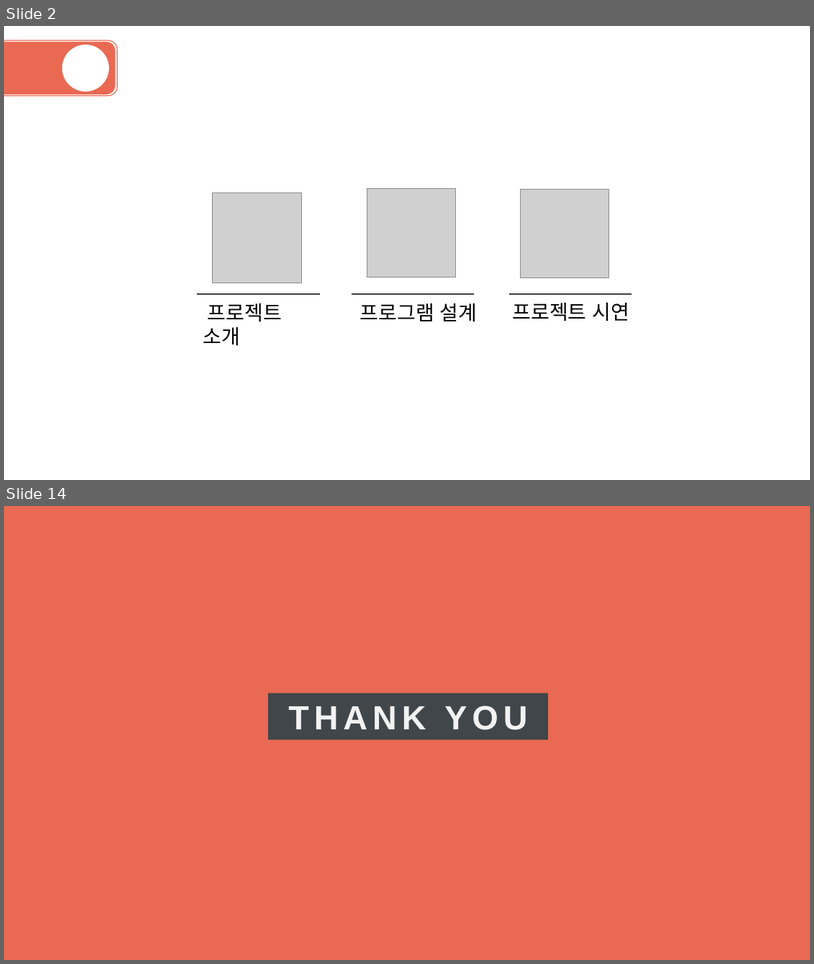
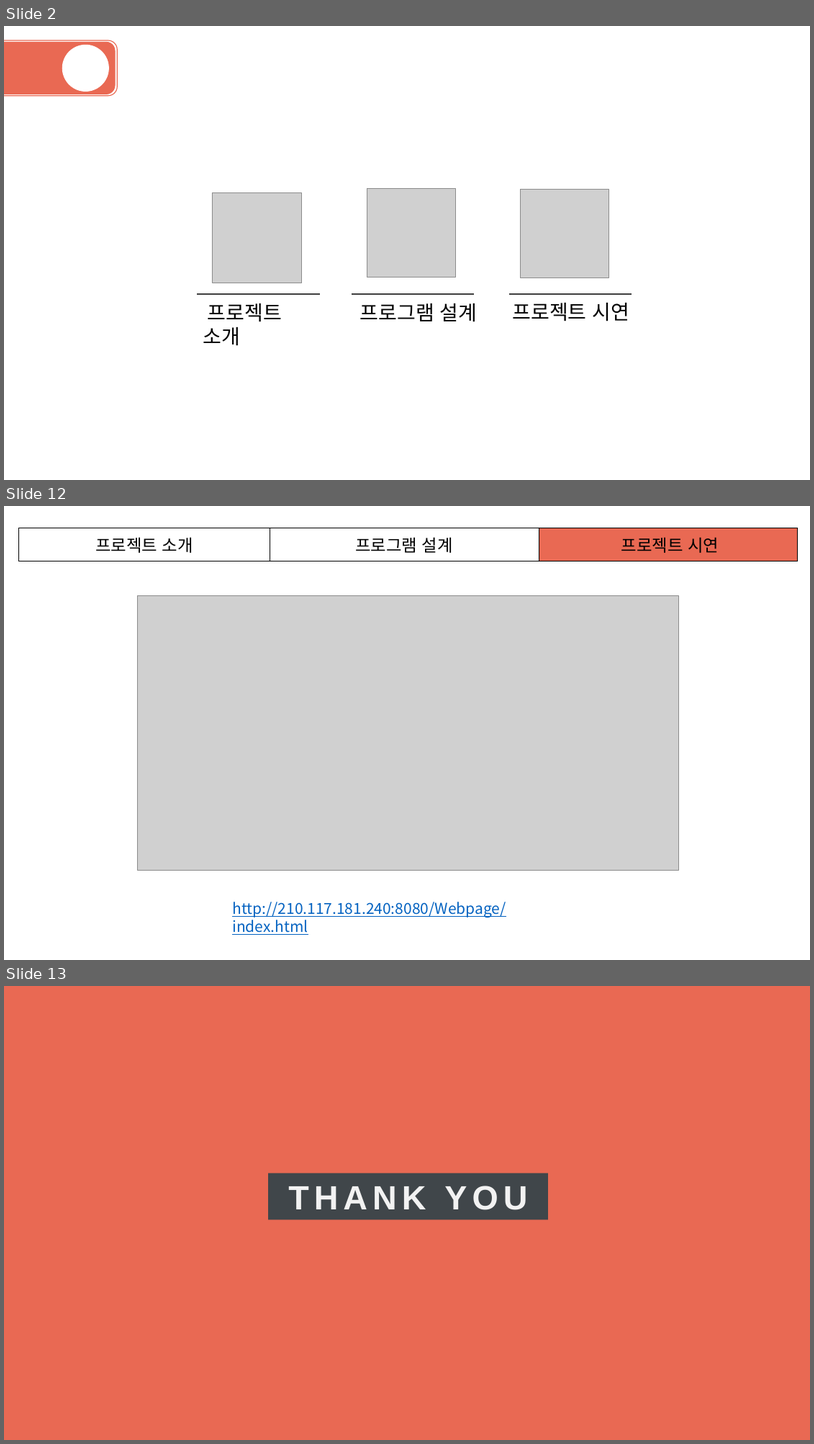
Before and after one commit to denmark111/Stocker, a slide deck: ppts/IT Seminar Final.pptx. Shown one above the other, each under a label of ours: slides 2 and 14 before the commit, slides 2, 12 and 13 after it; the slides between them are not shown. The pictures are 814x964 and 814x1444 pixels, drawn with LibreOffice and Linux fonts; fonts in the diff are those of the drawing; grey boxes stand for pictures. Boxes give left, top, right and bottom in pixels: in the first picture for what was removed or moved away, otherwise in the second. Text is boxed around its words. In the diff, an @@ line names an element or a change of style, - is before the commit and + after.

```diff
--- a/ppts/IT Seminar Final.pptx
+++ b/ppts/IT Seminar Final.pptx
@@ slide 12 added at bbox=[4, 506, 810, 960], background #FFFFFF @@
@@ table added at bbox=[18, 528, 797, 561], 1 rows, 3 columns @@
+프로젝트 소개 | 프로그램 설계 | 프로젝트 시연
@@ picture added at bbox=[137, 595, 679, 870] @@
@@ text added at bbox=[232, 901, 506, 934], 18 pt, text #0563C1, underline @@
+http://210.117.181.240:8080/Webpage/index.html
@@ what was slide 14 is now slide 13 @@
```
Also in this commit, not shown: 9 slides changed, 2 slides removed, 3 other files.
